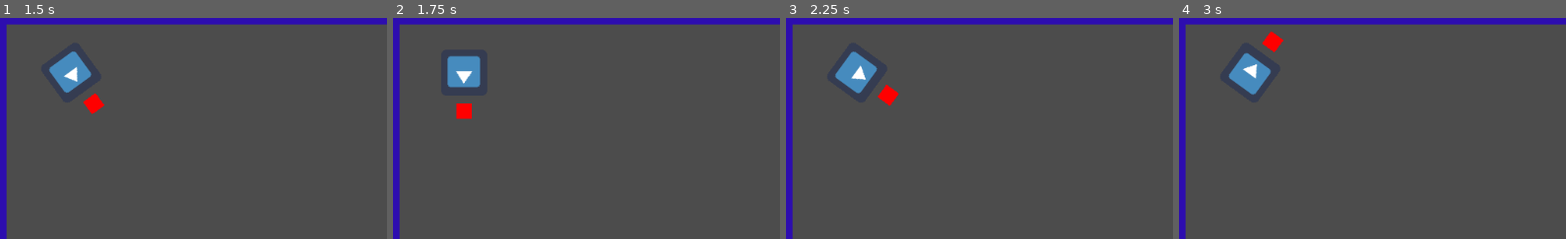
Above: before the commit, frames 1-4 (left to right).
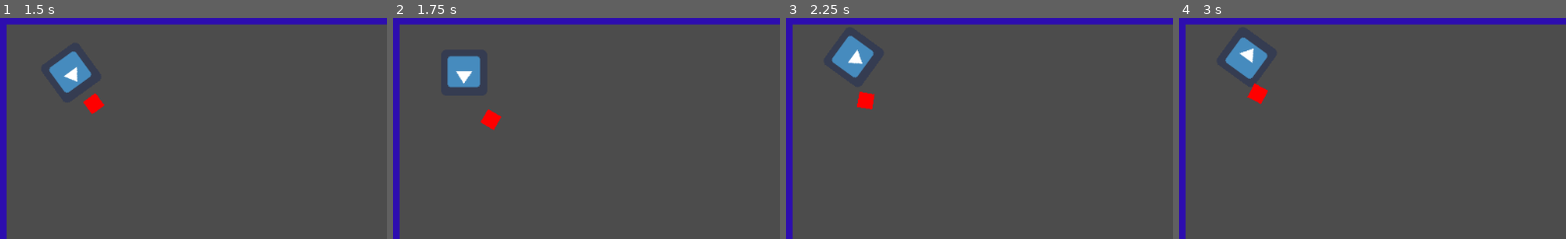
Above: after the commit, the same moments.

Repository: cliftonpalmer/move-it-meato
Game: Godot game, scene res://level_0.tscn
The game is run twice, just before and just after one commit, with the same random seed, the same clock (stepped at 60 frames per second) and the same inputs. The engine's default icon, where the game draws it, is replaced by a stand-in: a white triangle on a blue panel in a dark square.
Inputs:
- Up to frame 1 (1.5 s): tap Enter (ui_accept) at 0.5, 1.35 s; hold D (rot_right) 0.53-1.28 s; hold Enter (ui_accept) 0.53-1.28 s; hold S (rot_down) from 1.28 s (still down)
- Up to frame 2 (1.75 s): keep holding S (rot_down); tap Enter (ui_accept) at 1.52 s
- Up to frame 3 (2.25 s): tap Enter (ui_accept) at 1.82 s; release S (rot_down) at 2.03 s; hold D (rot_right) from 2.03 s (still down); hold Enter (ui_accept) from 2.03 s (still down)
- Up to frame 4 (3 s): release D (rot_right) at 2.78 s; release Enter (ui_accept) at 2.78 s; hold W (rot_up) from 2.78 s (still down); tap Enter (ui_accept) at 2.85 s
The pictures show only the part of the screen within x 0-50%, y 0-50%; the shares and areas given below are measured in that part.

Frame 1 is identical in both runs. In frame 2, 0.6% of the frame differs, in the area x 16-28%, y 38-51%; in frame 3, 2.3%, in the area x 11-30%, y 8-42%; in frame 4, 2.2%.

Commit message:
Added grab and release

Diff:
--- a/player_grab.gd
+++ b/player_grab.gd
@@ -5,13 +5,15 @@
 # var b = "text"
 var grabbed = null
 var grabbable = null
+var grab_parent = null
 
 # Called when the node enters the scene tree for the first time.
 func _ready():
 	pass # Replace with function body.
 
 func reparent(body):
-	body.get_parent().remove_child(body)
+	grab_parent = body.get_parent()
+	grab_parent.remove_child(body)
 	$grab.add_child(body)
 
 func grab_body(body):
@@ -20,11 +22,21 @@
 	call_deferred("reparent", body)
 	print("Grabbed " + (body as RigidBody2D).name)
 
+func release_body(body):
+	(body as RigidBody2D).mode = RigidBody2D.MODE_RIGID
+	grabbed = null
+	$grab.remove_child(body)
+	grab_parent.add_child(body)
+	print("Released " + (body as RigidBody2D).name)
+	pass
+
 # Called every frame. 'delta' is the elapsed time since the previous frame.
 func _process(delta):
-	if Input.is_action_pressed("ui_accept"):
+	if Input.is_action_just_pressed("ui_accept"):
 		if grabbable and not grabbed:
 			grab_body(grabbable)
+		elif grabbed:
+			release_body(grabbed)
 
 func _on_player_grab_body_entered(body):
 	if body is RigidBody2D:
